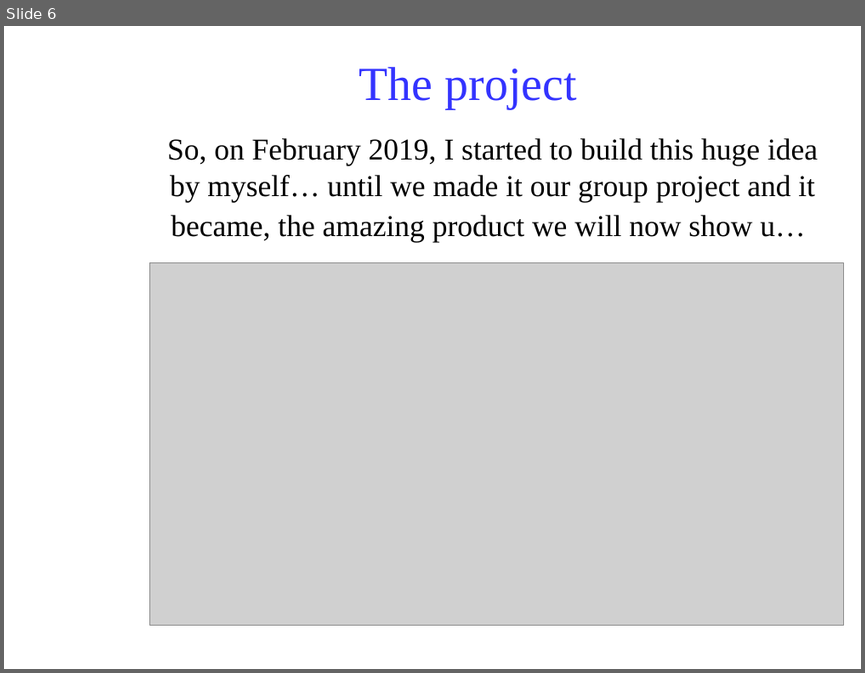
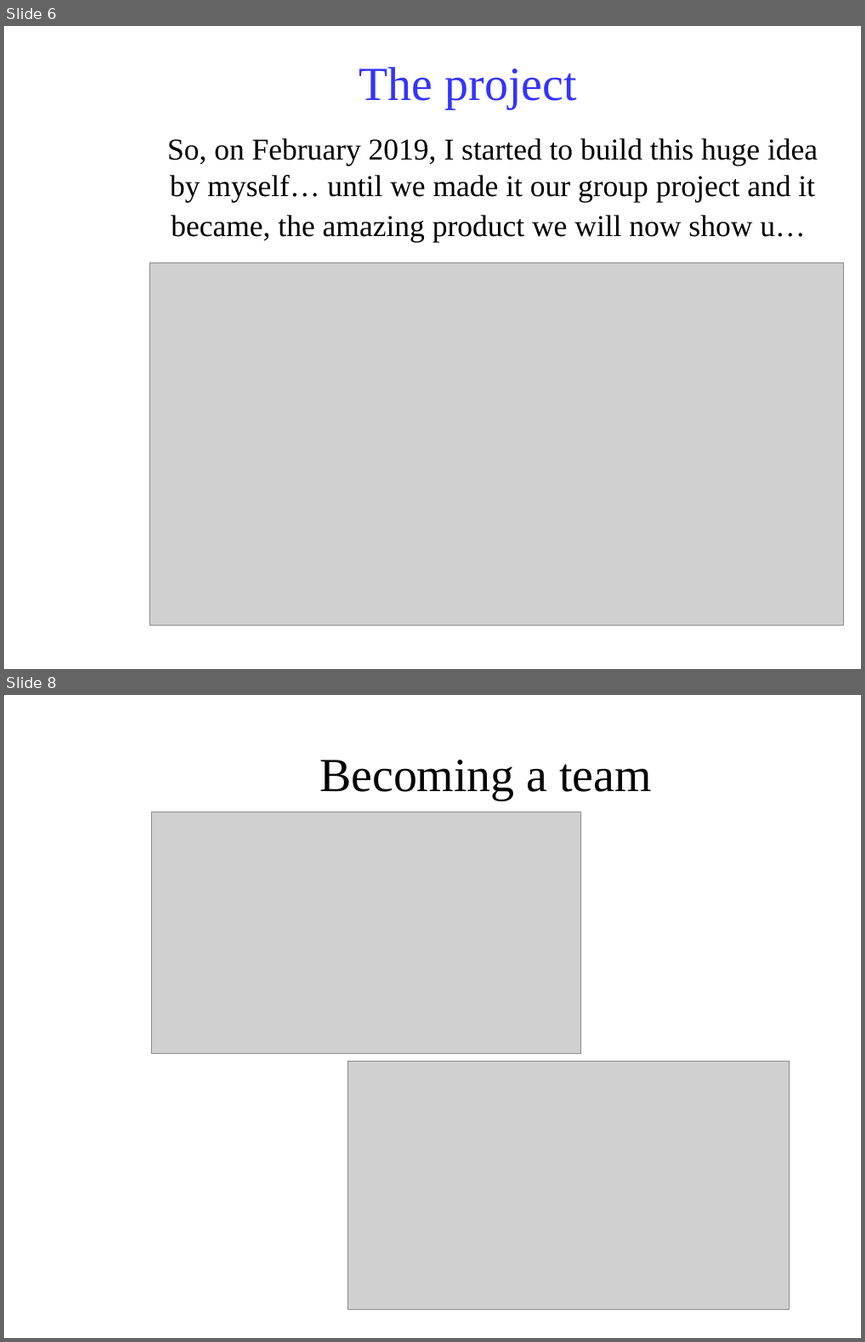
Before and after one commit to Klarala13/collectivity, a slide deck: Presentation/collectivity.odp. Shown one above the other, each under a label of ours: slide 6 before the commit, slides 6 and 8 after it; the slides between them are not shown. The pictures are 865x673 and 865x1342 pixels, drawn with LibreOffice and Linux fonts; fonts in the diff are those of the drawing; grey boxes stand for pictures; background and template pictures are left out. Boxes give left, top, right and bottom in pixels: in the first picture for what was removed or moved away, otherwise in the second. Text is boxed around its words. In the diff, an @@ line names an element or a change of style, - is before the commit and + after.

```diff
--- a/Presentation/collectivity.odp
+++ b/Presentation/collectivity.odp
@@ slide 8 added at (4,695,861,1338), background picture (left out) @@
@@ title added at (319,760,651,800), 44 pt, text #050505 @@
+Becoming a team
@@ picture added at (152,811,581,1054) @@
@@ picture added at (347,1061,789,1310) @@
```
Also in this commit, not shown: 3 other slides added, 2 other files.
